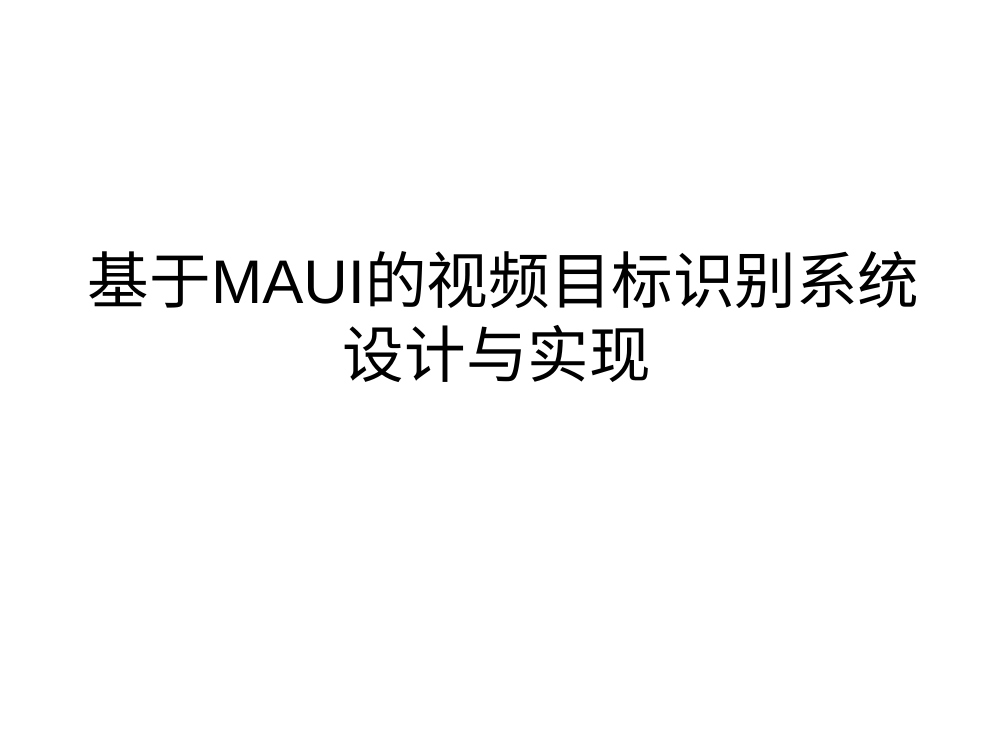
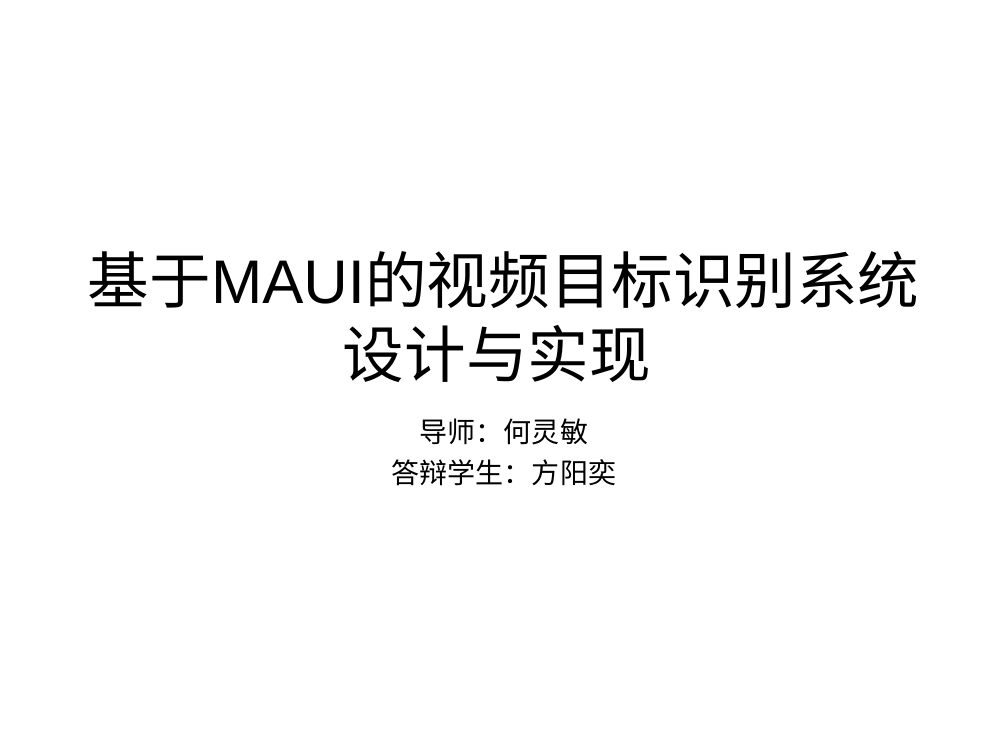
Before and after one commit to sanwan0104/maui_yolo_v1, a slide deck: slide 1 of 汇报.ppt. Drawn at 1008x756 pixels with LibreOffice and Linux fonts; fonts in the diff are those of the drawing; background and template pictures are left out. Boxes give left, top, right and bottom in pixels: in the first picture for what was removed or moved away, otherwise in the second. Text is boxed around its words. In the diff, an @@ line names an element or a change of style, - is before the commit and + after.

```diff
--- a/汇报.ppt
+++ b/汇报.ppt
@@ subtitle added at [392, 418, 616, 486], 20 pt, text #000000 @@
+导师：何灵敏
+答辩学生：方阳奕
```
Also in this commit, not shown: 1 other file.
